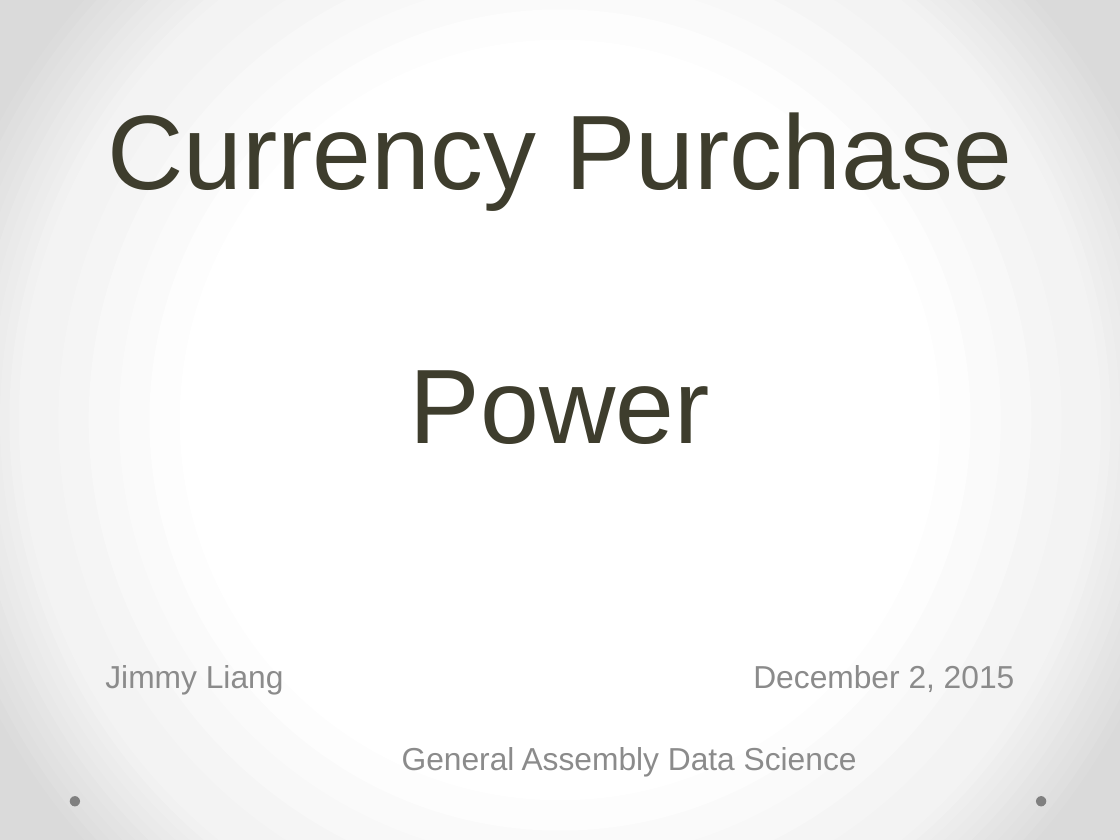
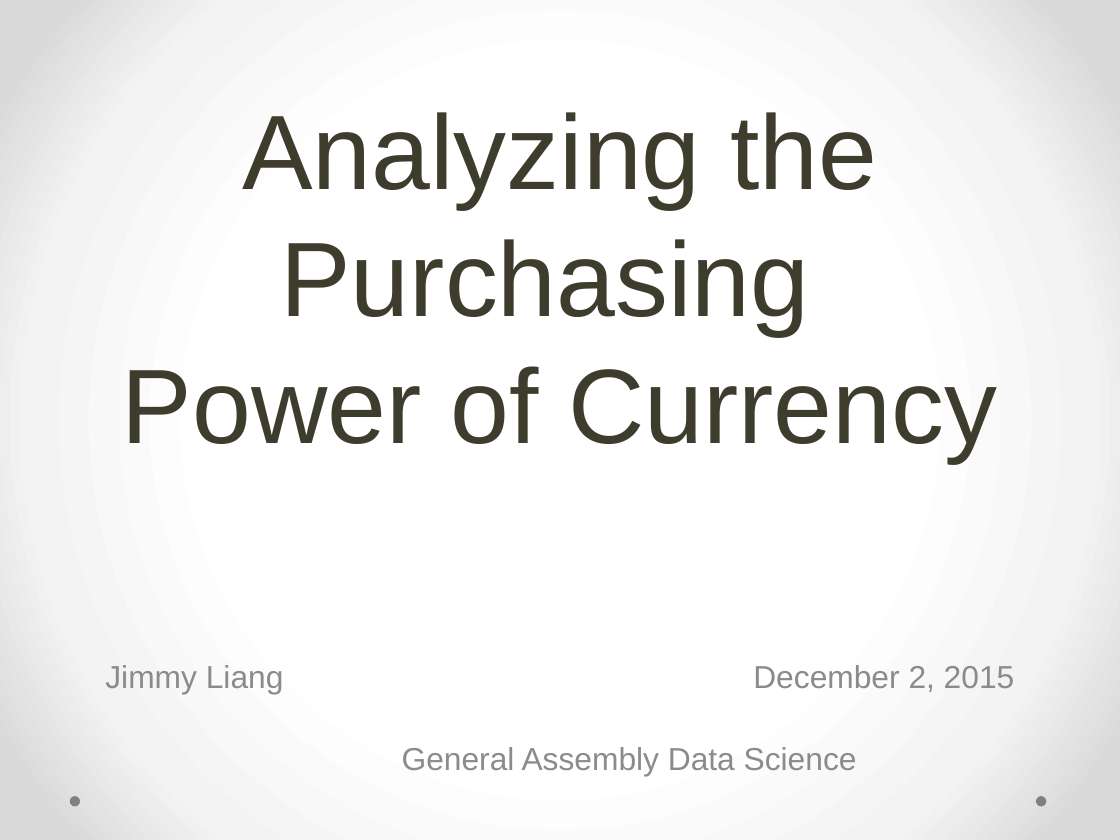
Before and after one commit to JimmyLiang888/SF_Dat_17_WORK, a slide deck: slide 1 of DS_Project/JLiang_XAU.pptx. Drawn at 1120x840 pixels with LibreOffice and Linux fonts; fonts in the diff are those of the drawing. Boxes give left, top, right and bottom in pixels: in the first picture for what was removed or moved away, otherwise in the second. Text is boxed around its words. In the diff, an @@ line names an element or a change of style, - is before the commit and + after.

```diff
--- a/DS_Project/JLiang_XAU.pptx
+++ b/DS_Project/JLiang_XAU.pptx
@@ title at <box>122,112,997,463</box>: text changed @@
-Currency Purchase
-Power
+Analyzing the Purchasing
+Power of Currency
```
Also in this commit, not shown: 3 other slides changed, 4 slides added, 4 slides removed.
